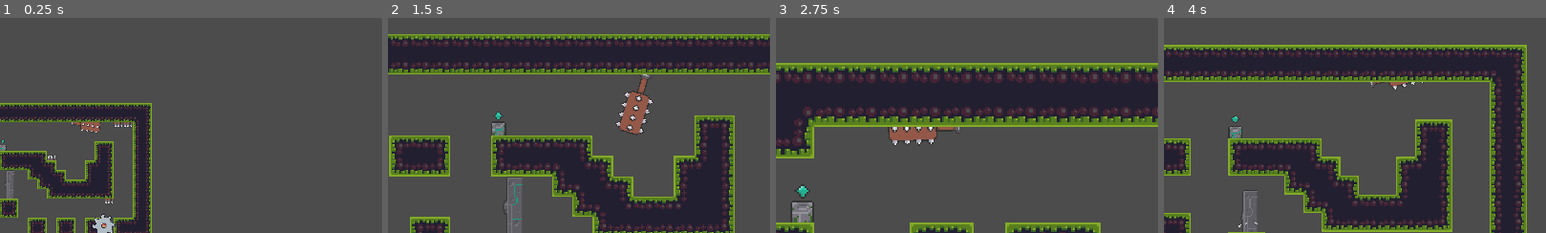
Above: before the commit, frames 1-4 (left to right).
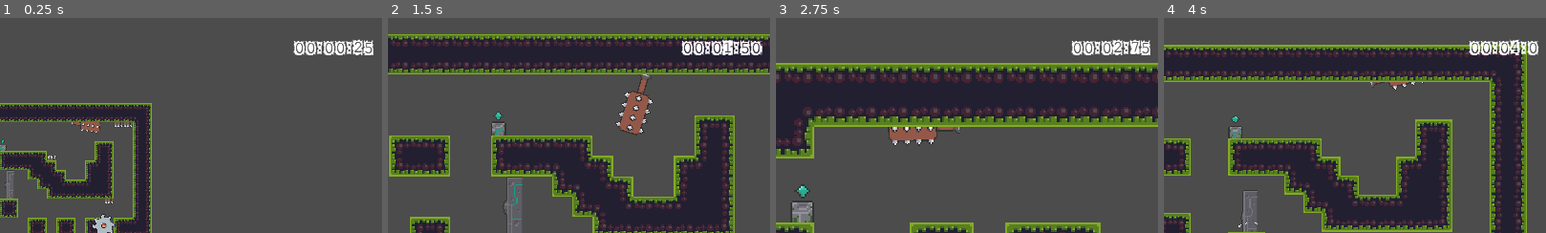
Above: after the commit, the same moments.

Repository: Mike149x/2DGameDraft
Game: Godot game, scene res://Scenes/MainScene.tscn
Same seed, same stepped clock (60 frames per second), same inputs: the game is played once before the commit and once after it.
Inputs:
- Up to frame 1 (0.25 s): no input
- Up to frame 2 (1.5 s): hold D (right) from 0.53 s (still down); tap Z (zoom) at 0.6, 1.35 s; tap Space (jump) at 0.77 s
- Up to frame 3 (2.75 s): tap Space (jump) at 1.52 s; release D (right) at 2.03 s; hold A (left) from 2.03 s (still down); tap Z (zoom) at 2.1 s
- Up to frame 4 (4 s): release A (left) at 2.78 s; hold D (right) from 2.78 s (still down); tap Z (zoom) at 2.85, 3.6 s; tap Space (jump) at 3.02, 3.77 s
The pictures show only the part of the screen within x 50-100%, y 0-50%; the shares and areas given below are measured in that part.

The runs differ from the first frame. In frame 1, 1.2% of the frame differs, in the area x 76-98%, y 9-18%; in frame 2, 1.2%; in frame 3, 1.2%; in frame 4, 1.0%.

Commit message:
Working on Timer

Diff:
--- a/2DGameDraft/Scenes/MainScene.gd
+++ b/2DGameDraft/Scenes/MainScene.gd
@@ -5,6 +5,8 @@
 
 
 func _process(delta):
-	pass
+
 	if Input.is_action_just_pressed("reset"):
 		GameStats.reset()
+	print(GameStats.get_time())
+	$CanvasLayer/Control/Label.text = GameStats.get_time()
--- a/2DGameDraft/Scenes/MainScene.tscn
+++ b/2DGameDraft/Scenes/MainScene.tscn
@@ -10,6 +10,7 @@
 [ext_resource path="res://Scenes/SavePoint.tscn" type="PackedScene" id=8]
 [ext_resource path="res://Scenes/MainScene.gd" type="Script" id=9]
 [ext_resource path="res://Sprites/On (38x38).png" type="Texture" id=10]
+[ext_resource path="res://OtherAssets/papercut.ttf" type="DynamicFontData" id=11]
 
 [sub_resource type="ConvexPolygonShape2D" id=3]
 points = PoolVector2Array( 0, 0, 16, 0, 16, 16, 0, 16 )
@@ -235,6 +236,10 @@
 "points": PoolVector2Array( 0, 0, 0, 0, -2, -31, 0, 0, 0, 0, -1, -1, 0, 0, 0, 0, -129, 0, 0, 0, 0, 0, -130, -30, 0, 0, 0, 0, -2, -31 )
 }
 
+[sub_resource type="DynamicFont" id=25]
+size = 35
+font_data = ExtResource( 11 )
+
 [node name="MainScene" type="Node2D"]
 script = ExtResource( 9 )
 
@@ -341,6 +346,19 @@
 
 [node name="CanvasLayer" type="CanvasLayer" parent="."]
 
+[node name="Control" type="Control" parent="CanvasLayer"]
+anchor_right = 1.0
+anchor_bottom = 1.0
+
+[node name="Label" type="Label" parent="CanvasLayer/Control"]
+margin_left = 1108.0
+margin_top = 22.0
+margin_right = 1266.0
+margin_bottom = 66.0
+custom_fonts/font = SubResource( 25 )
+text = "00:00:00"
+align = 2
+
 [connection signal="body_entered" from="SpinningBlade/Path2D/PathFollow2D/Sprite/Area2D" to="SpinningBlade" method="_on_Area2D_body_entered"]
 [connection signal="body_entered" from="SpinningBlade2/Path2D/PathFollow2D/Sprite/Area2D" to="SpinningBlade2" method="_on_Area2D_body_entered"]
 
--- a/2DGameDraft/Scripts/game_stats.gd
+++ b/2DGameDraft/Scripts/game_stats.gd
@@ -21,7 +21,24 @@
 func get_spawn():
 	return current_spawn
 
+func get_time():
+	var current_time = OS.get_ticks_msec() - game_start_time
+	var minutes = current_time/1000/60
+	var seconds = current_time/1000%60
+	var msec = current_time%1000/10
+	if minutes < 10:
+		if minutes == 0:
+			minutes = "00"
+		else:
+			minutes = "0" + str(minutes)
+	if seconds < 10:
+		if seconds == 0:
+			seconds = "00"
+		else:
+			seconds = "0" + str(seconds)
 
+
+	return str(minutes) + ":" + str(seconds) + ":" + str(msec)
 
 func _ready():
 	pass
Not shown: 1 places in 2DGameDraft/Scenes/MainScene.tscn that only renumber resources
